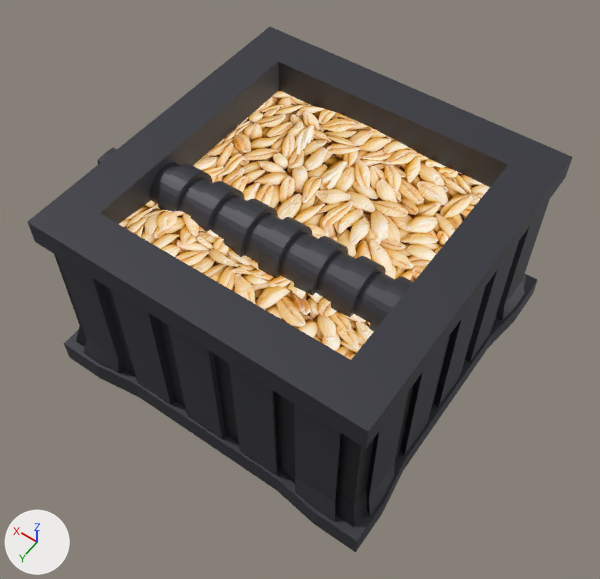
A saved change to the Blender file BlenderStuff/MaltingMachine.blend.
One viewpoint serves both versions: a 50 mm lens placed at (-3.11, 4.49, 6.55), pointed at (-0.03, 0.19, -0.22). The lights are fixed; the arrows at lower left show +X, +Y and +Z.

The older version as bpy lines, for what is in view:
```python
mat_barley = bpy.data.materials.new('Barley')
mat_barley.use_nodes = True; mat_barley.node_tree.nodes.clear()
_N = mat_barley.node_tree.nodes; _L = mat_barley.node_tree.links
n0 = _N.new('ShaderNodeOutputMaterial'); n0.name = 'Material Output'
n1 = _N.new('ShaderNodeTexImage'); n1.name = 'Image Texture'
n1.image = img_barleytexture_jpg
n1.extension = 'MIRROR'
_L.new(n1.outputs[0], n0.inputs[0])  # 'Color' to 'Surface'
me_cube_001 = bpy.data.meshes.new('Cube.001')
me_cube_001.from_pydata(...)  # 625 vertices, 576 faces; spans x -0.77..0.77, y -0.76..0.76, z 0.56..0.89
me_cube_001.materials.append(mat_barley)
me_cube_003 = bpy.data.meshes.new('Cube.003')
me_cube_003.from_pydata(...)  # 780 vertices, 480 faces; spans x -1.02..1.02, y -1.02..1.02, z -0.78..0.78
me_cube_003.materials.append(mat_metal)  # black #3c3d44
me_cylinder = bpy.data.meshes.new('Cylinder')
me_cylinder.from_pydata(...)  # 1056 vertices, 1026 faces; spans x -1.0..1.0, y -1.0..1.0, z -1.0..1.0
me_cylinder.materials.append(mat_metal)  # black #3c3d44
ob_cube_001 = bpy.data.objects.new('Cube.001', me_cube_001)
ob_cube_001.location = (0.0, 0.0, 0.0)
ob_cube_001.scale = (1.8, 1.8, 1.08)
ob_cube_003 = bpy.data.objects.new('Cube.003', me_cube_003)
ob_cube_003.location = (0.0, 0.0, 0.0)
ob_cube_003.scale = (1.8, 1.8, 1.08)
ob_cylinder = bpy.data.objects.new('Cylinder', me_cylinder)
ob_cylinder.location = (0.0, 0.51, 0.76)
ob_cylinder.rotation_euler = (0.0, 1.571, 0.0)  # degrees (0, 90, 0)
ob_cylinder.scale = (0.288, 0.288, 1.59)
# also in view: 'Cube.002' at (0.0, 0.0, 0.0); 'Cube' at (0.0, 0.0, 0.0)
```
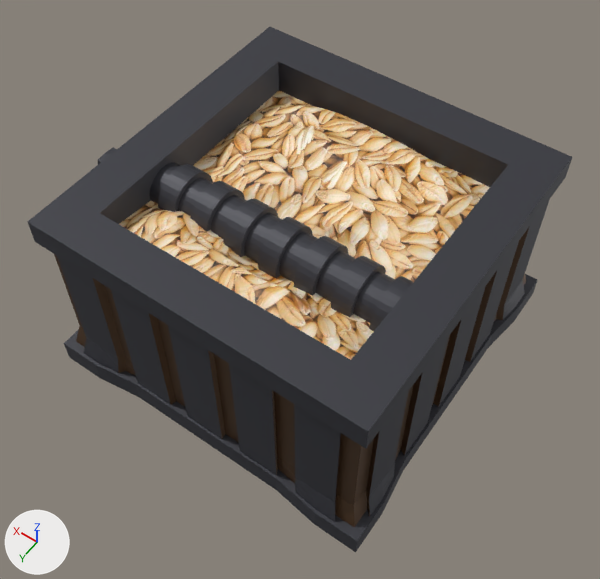
Location of each change, (x1, y1, x2, y2) in pixels of the pictures (600 x 579 px):
'Cube.001', recoloured: (119, 90, 490, 360) in both

Patch to the scene script:
```diff
--- a/BlenderStuff/MaltingMachine.blend.py
+++ b/BlenderStuff/MaltingMachine.blend.py
@@ mat_barley @@
 n1 = _N.new('ShaderNodeTexImage'); n1.name = 'Image Texture'
 n0 = _N.new('ShaderNodeOutputMaterial'); n0.name = 'Material Output'
 n1.extension = 'MIRROR'
-_L.new(n1.outputs[0], n0.inputs[0])  # 'Color' to 'Surface'
+n2 = _N.new('ShaderNodeBsdfPrincipled'); n2.name = 'Principled BSDF'
+_L.new(n2.outputs[0], n0.inputs[0])  # 'BSDF' to 'Surface'
+_L.new(n1.outputs[0], n2.inputs[0])  # 'Color' to 'Base Color'
```
